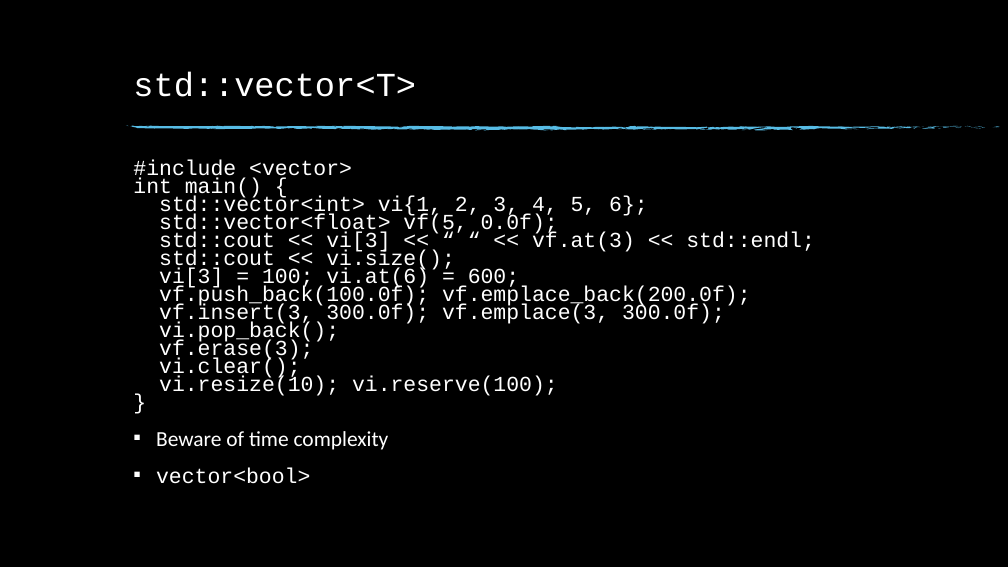
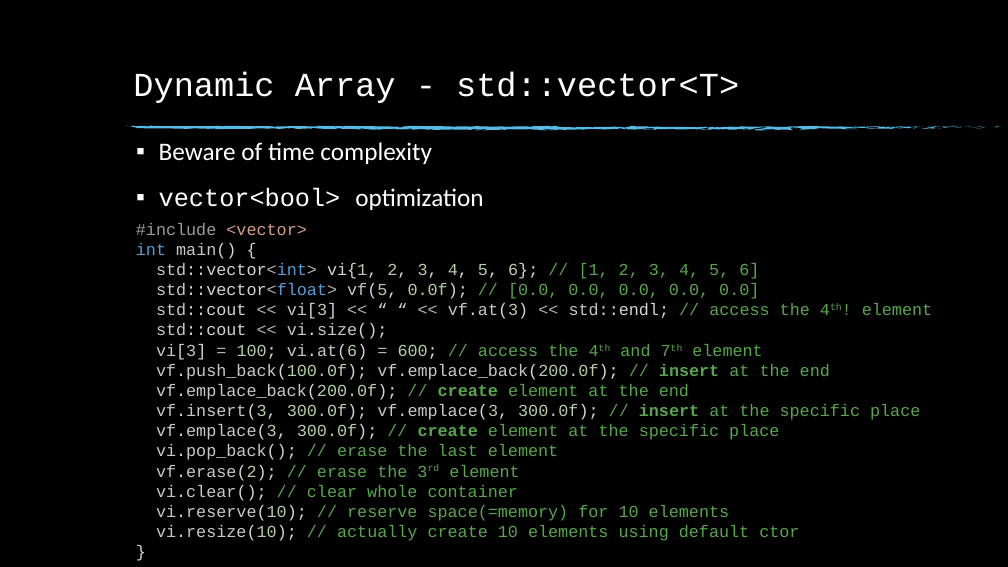
Before and after one commit to fan1x/fan1x.github.io, a slide deck: slide 8 of data/2022-23/cpp/ex02.pptx (slide 5 before the commit). Drawn at 1008x567 pixels with LibreOffice and Linux fonts; fonts in the diff are those of the drawing; background and template pictures are left out. Boxes give left, top, right and bottom in pixels: in the first picture for what was removed or moved away, otherwise in the second. Text is boxed around its words. In the diff, an @@ line names an element or a change of style, - is before the commit and + after.

Commit message:
[cpp] ex02 slides fix

```diff
--- a/data/2022-23/cpp/ex02.pptx
+++ b/data/2022-23/cpp/ex02.pptx
@@ title at [133,71,739,103]: text changed @@
-std::vector<T>
+Dynamic Array - std::vector<T>
@@ text added at [159,142,483,210], 24 pt, text #FFFFFF @@
+▪ Beware of time complexity
+▪ vector<bool> optimization
@@ text at [136,223,932,541]: text changed; size 20.4 to 16 pt; text colour #FFFFFF to #57A64A @@
-#include <vector>
-int main() {
-std::vector<int> vi{1, 2, 3, 4, 5, 6};
-std::vector<float> vf(5, 0.0f);
-std::cout << vi[3] << “ “ << vf.at(3) << std::endl;
-std::cout << vi.size();
-vi[3] = 100; vi.at(6) = 600;
-vf.push_back(100.0f); vf.emplace_back(200.0f);
-vf.insert(3, 300.0f); vf.emplace(3, 300.0f);
-vi.pop_back();
-vf.erase(3);
-vi.clear();
-vi.resize(10); vi.reserve(100);
-}
-▪ Beware of time complexity
-▪ vector<bool>
+#include <vector>
+int main() {
+std::vector<int> vi{1, 2, 3, 4, 5, 6}; // [1, 2, 3, 4, 5, 6]
+std::vector<float> vf(5, 0.0f); // [0.0, 0.0, 0.0, 0.0, 0.0]
+std::cout << vi[3] << “ “ << vf.at(3) << std::endl; // access the 4th! element
+std::cout << vi.size();
+vi[3] = 100; vi.at(6) = 600; // access the 4th and 7th element
+vf.push_back(100.0f); vf.emplace_back(200.0f); // insert at the end
+vf.emplace_back(200.0f); // create element at the end
+vf.insert(3, 300.0f); vf.emplace(3, 300.0f); // insert at the specific place
+vf.emplace(3, 300.0f); // create element at the specific place
+vi.pop_back(); // erase the last element
+vf.erase(2); // erase the 3rd element
+vi.clear(); // clear whole container
+vi.reserve(10); // reserve space(=memory) for 10 elements
+vi.resize(10); // actually create 10 elements using default ctor
+}
```
Also in this commit, not shown: 15 other slides changed, 5 slides added, 9 slides removed.
